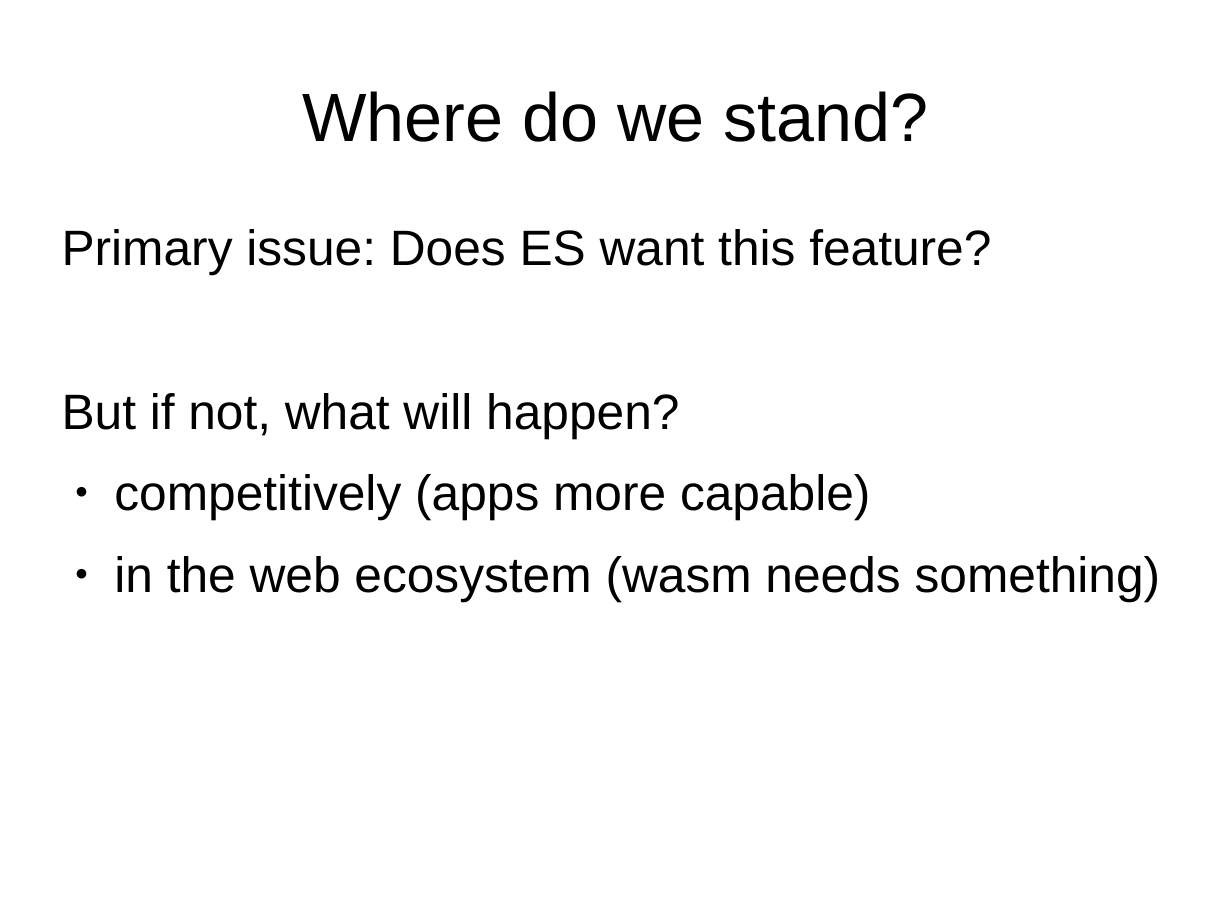
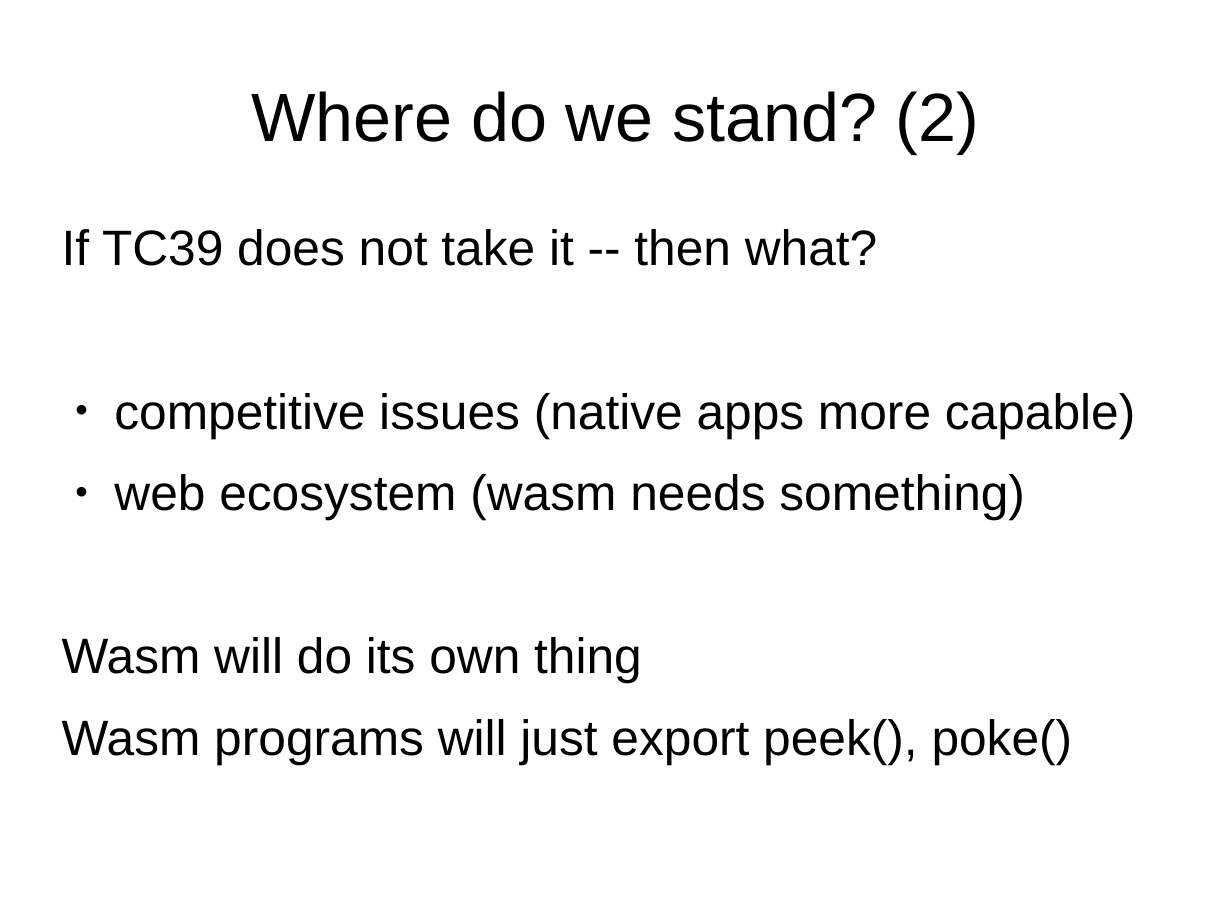
Before and after one commit to tc39/proposal-ecmascript-sharedmem, a slide deck: slide 45 of tc39/presentation-jan-2016.odp (slide 40 before the commit). Drawn at 1232x924 pixels with LibreOffice and Linux fonts; fonts in the diff are those of the drawing. Boxes give left, top, right and bottom in pixels: in the first picture for what was removed or moved away, otherwise in the second. Text is boxed around its words. In the diff, an @@ line names an element or a change of style, - is before the commit and + after.

```diff
--- a/tc39/presentation-jan-2016.odp
+++ b/tc39/presentation-jan-2016.odp
@@ title at <box>251,91,979,153</box>: text changed @@
-Where do we stand?
+Where do we stand? (2)
@@ text at <box>62,229,1135,764</box>: text changed @@
-Primary issue: Does ES want this feature?
-But if not, what will happen?
-● competitively (apps more capable)
-● in the web ecosystem (wasm needs something)
+If TC39 does not take it -- then what?
+● competitive issues (native apps more capable)
+● web ecosystem (wasm needs something)
+Wasm will do its own thing
+Wasm programs will just export peek(), poke()
```
Also in this commit, not shown: 15 other slides changed, 7 slides added, 1 slide removed, 1 other file.
